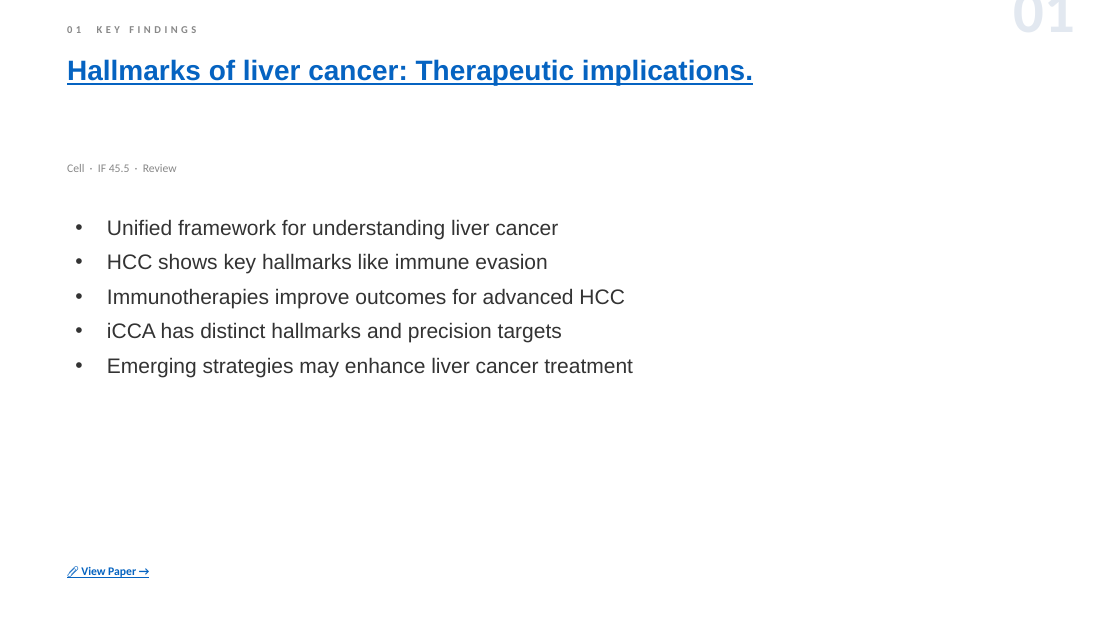
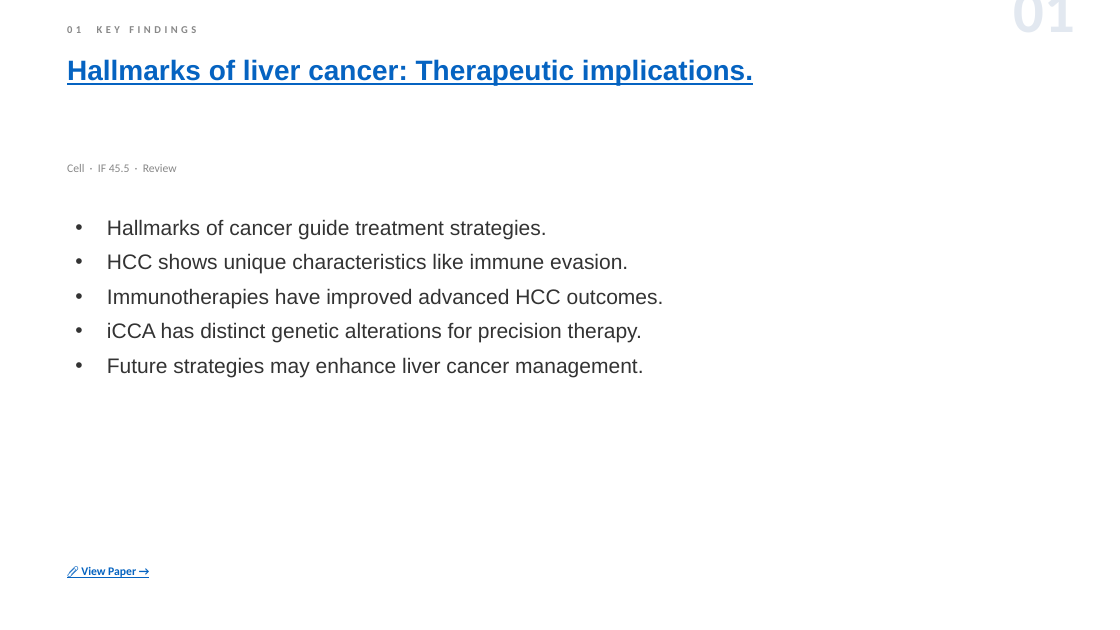
Before and after one commit to jejenhu-maker/hcc-weekly-digest, a slide deck: slide 3 of docs/digest-en.pptx. Drawn at 1120x630 pixels with LibreOffice and Linux fonts; fonts in the diff are those of the drawing. Boxes give left, top, right and bottom in pixels: in the first picture for what was removed or moved away, otherwise in the second. Text is boxed around its words. In the diff, an @@ line names an element or a change of style, - is before the commit and + after.

```diff
--- a/docs/digest-en.pptx
+++ b/docs/digest-en.pptx
@@ text at (x1=107, y1=219, x2=664, y2=377): text changed @@
-• Unified framework for understanding liver cancer
-• HCC shows key hallmarks like immune evasion
-• Immunotherapies improve outcomes for advanced HCC
-• iCCA has distinct hallmarks and precision targets
-• Emerging strategies may enhance liver cancer treatment
+• Hallmarks of cancer guide treatment strategies.
+• HCC shows unique characteristics like immune evasion.
+• Immunotherapies have improved advanced HCC outcomes.
+• iCCA has distinct genetic alterations for precision therapy.
+• Future strategies may enhance liver cancer management.
```
Also in this commit, not shown: 10 other slides changed, 3 other files.
